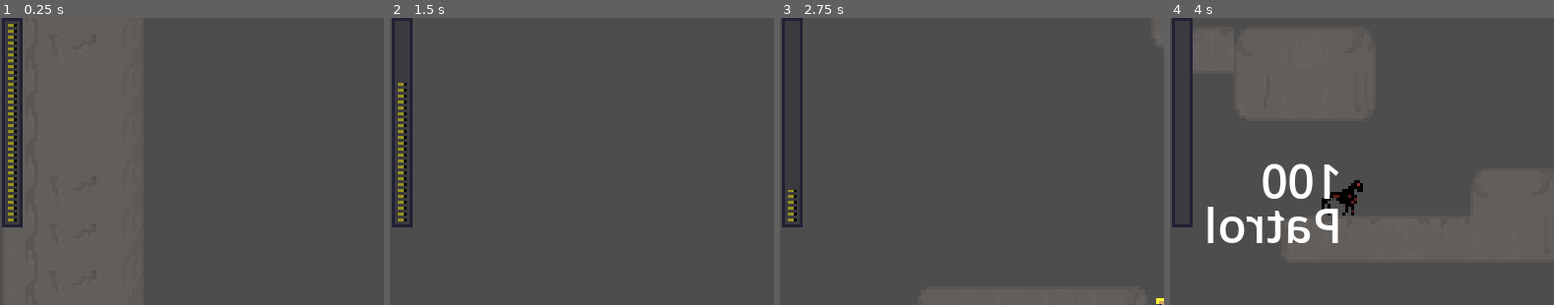
Above: before the commit, frames 1-4 (left to right).
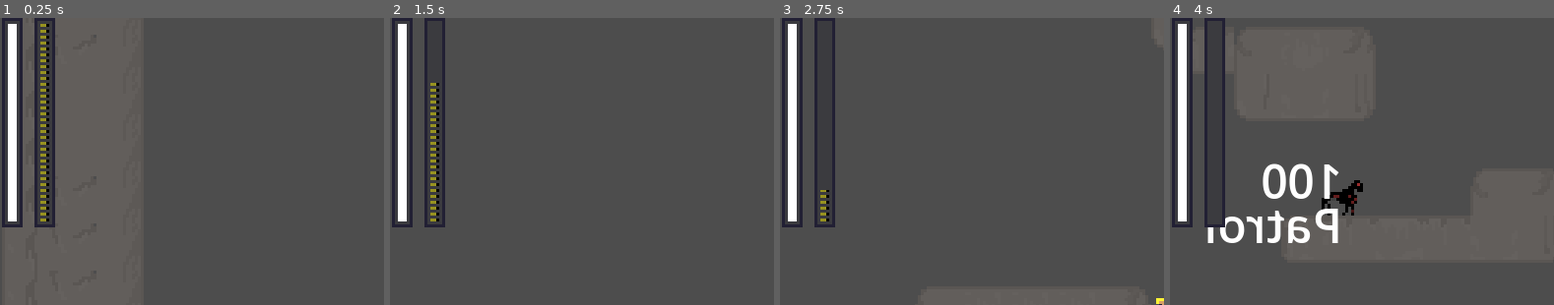
Above: after the commit, the same moments.

Repository: raczynskid/PixelSoldier
Game: Godot game, scene res://scenes/App.tscn
Two runs of this game, one before a commit and one after it. Both use one fixed random seed, a clock stepped at 60 frames per second and the inputs below.
Inputs:
- Up to frame 1 (0.25 s): no input
- Up to frame 2 (1.5 s): hold Ctrl (shoot) 0.53-1.28 s; hold Right (ui_right) from 0.53 s (still down); tap Space (jump) at 0.77 s; tap Ctrl (shoot) at 1.35 s
- Up to frame 3 (2.75 s): tap Space (jump) at 1.52 s; release Right (ui_right) at 2.03 s; hold Left (ui_left) from 2.03 s (still down); hold Ctrl (shoot) from 2.03 s (still down)
- Up to frame 4 (4 s): release Left (ui_left) at 2.78 s; release Ctrl (shoot) at 2.78 s; hold Right (ui_right) from 2.78 s (still down); tap Ctrl (shoot) at 2.85 s; tap Space (jump) at 3.02, 3.77 s; hold Ctrl (shoot) from 3.53 s (still down)
The pictures show only the part of the screen within x 0-50%, y 0-50%; the shares and areas given below are measured in that part.

The runs differ from the first frame. In frame 1, 5.5% of the frame differs, in the area x 2-15%, y 0-73%; in frame 2, 3.4%; in frame 3, 2.9%; in frame 4, 3.5%.

Commit message:
added health bar to UI

Diff:
--- a/scenes/UI.tscn
+++ b/scenes/UI.tscn
@@ -1,8 +1,9 @@
-[gd_scene load_steps=4 format=3 uid="uid://dqpqhuwb4vckm"]
+[gd_scene load_steps=5 format=3 uid="uid://dqpqhuwb4vckm"]
 
 [ext_resource type="Script" path="res://scripts/UI.gd" id="1_juvvd"]
 [ext_resource type="Texture2D" uid="uid://j20gdoloe4mo" path="res://assets/ammobar_background.png" id="1_tyj2h"]
 [ext_resource type="Texture2D" uid="uid://jhcpsg7m7yds" path="res://assets/ammobar_foreground.png" id="2_5h7ji"]
+[ext_resource type="Texture2D" uid="uid://bmg0xl818a4gg" path="res://assets/healthbar.png" id="3_ox6w8"]
 
 [node name="UI" type="Control"]
 layout_mode = 3
@@ -13,10 +14,19 @@
 grow_vertical = 2
 script = ExtResource("1_juvvd")
 
-[node name="TextureProgressBar" type="TextureProgressBar" parent="."]
+[node name="HBoxContainer" type="HBoxContainer" parent="."]
 layout_mode = 0
 offset_right = 40.0
 offset_bottom = 40.0
+
+[node name="HealthBar" type="TextureProgressBar" parent="HBoxContainer"]
+layout_mode = 2
+fill_mode = 3
+texture_under = ExtResource("1_tyj2h")
+texture_progress = ExtResource("3_ox6w8")
+
+[node name="AmmoBar" type="TextureProgressBar" parent="HBoxContainer"]
+layout_mode = 2
 fill_mode = 3
 texture_under = ExtResource("1_tyj2h")
 texture_progress = ExtResource("2_5h7ji")
--- a/scripts/Player.gd
+++ b/scripts/Player.gd
@@ -4,7 +4,9 @@
 @export
 var max_speed = 400
 @export
-var hp : int = 3
+var max_hp : int = 100
+@export
+var hp : int = max_hp
 @export
 var max_ammo = 50
 @onready
--- a/scripts/UI.gd
+++ b/scripts/UI.gd
@@ -4,10 +4,15 @@
 var player = get_tree().get_nodes_in_group("Player")[0]
 
 @onready
-var ammo_bar = $TextureProgressBar
+var ammo_bar = $HBoxContainer/AmmoBar
+@onready
+var health_bar = $HBoxContainer/HealthBar
 
 func _ready():
 	ammo_bar.max_value = player.max_ammo
+	health_bar.max_value = player.max_hp
 
 func _physics_process(delta):
 	ammo_bar.value = player.ammo
+	health_bar.value = player.hp
+	health_bar.set_tint_progress(Color(1,health_bar.value/100,health_bar.value/100))
Binary file added: assets/healthbar.png
Not shown, added: assets/healthbar.png.import
